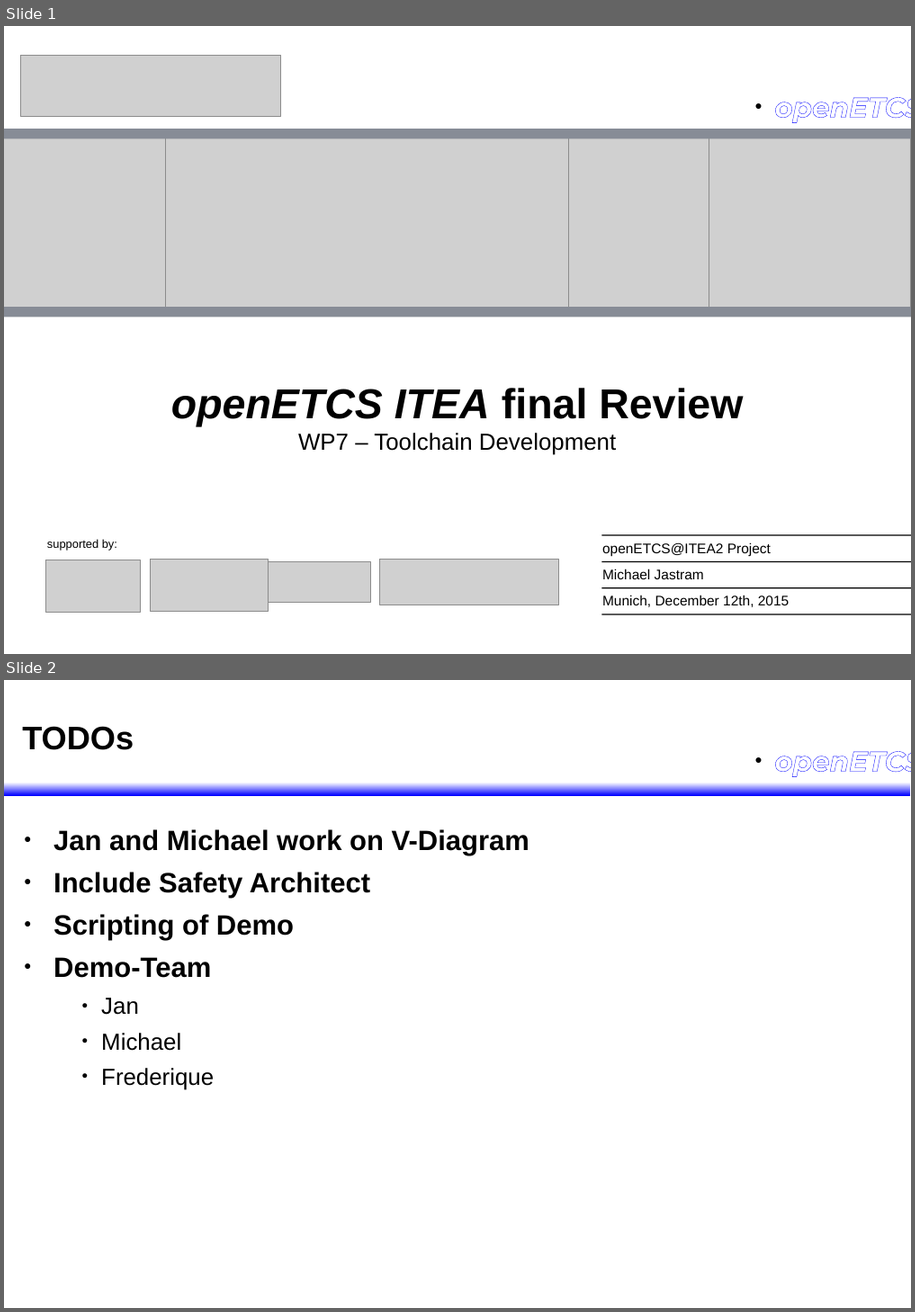
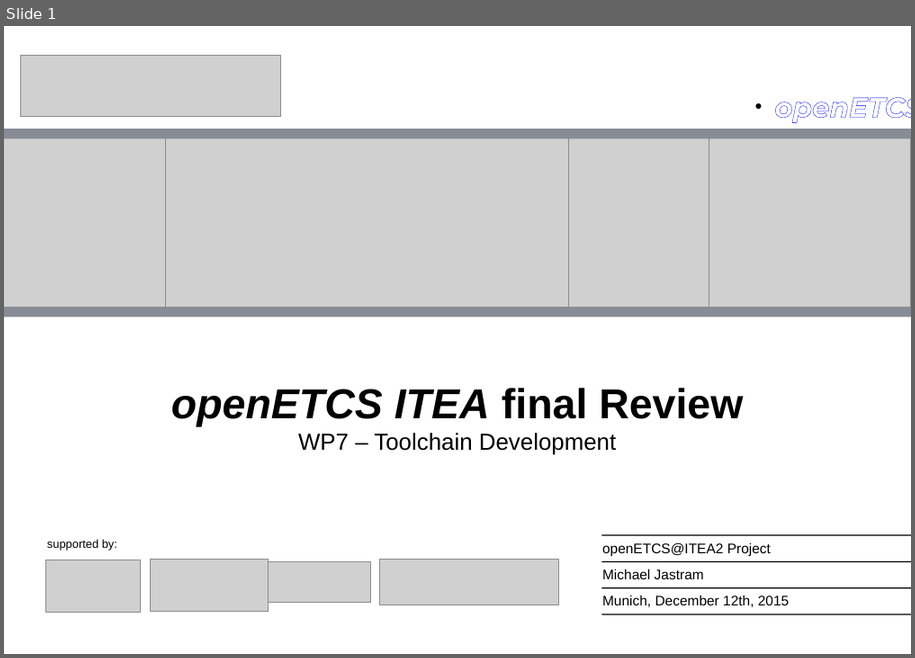
Before and after one commit to openETCS/toolchain, a slide deck: itea_Reviews/2015/openetcs-review-final-wp7.odp. Shown one above the other, each under a label of ours: slides 1 and 2 before the commit, slide 1 after it. The pictures are 915x1312 and 915x658 pixels, drawn with LibreOffice and Linux fonts; fonts in the diff are those of the drawing; grey boxes stand for pictures. Boxes give left, top, right and bottom in pixels: in the first picture for what was removed or moved away, otherwise in the second. Text is boxed around its words. In the diff, an @@ line names an element or a change of style, - is before the commit and + after.

```diff
--- a/itea_Reviews/2015/openetcs-review-final-wp7.odp
+++ b/itea_Reviews/2015/openetcs-review-final-wp7.odp
@@ slide 2 removed at (4, 680, 911, 1308), background #FFFFFF; not listed: 2 template elements that a slide beside it also shows @@
@@ title removed at (22, 726, 134, 750) @@
-TODOs
@@ text removed at (54, 829, 530, 1090) @@
-● Jan and Michael work on V-Diagram
-● Include Safety Architect
-● Scripting of Demo
-● Demo-Team
-      ● Jan
-      ● Michael
-      ● Frederique
```
Also in this commit, not shown: 10 slides changed, 2 slides added, 3 other slides removed, 2 other files.
